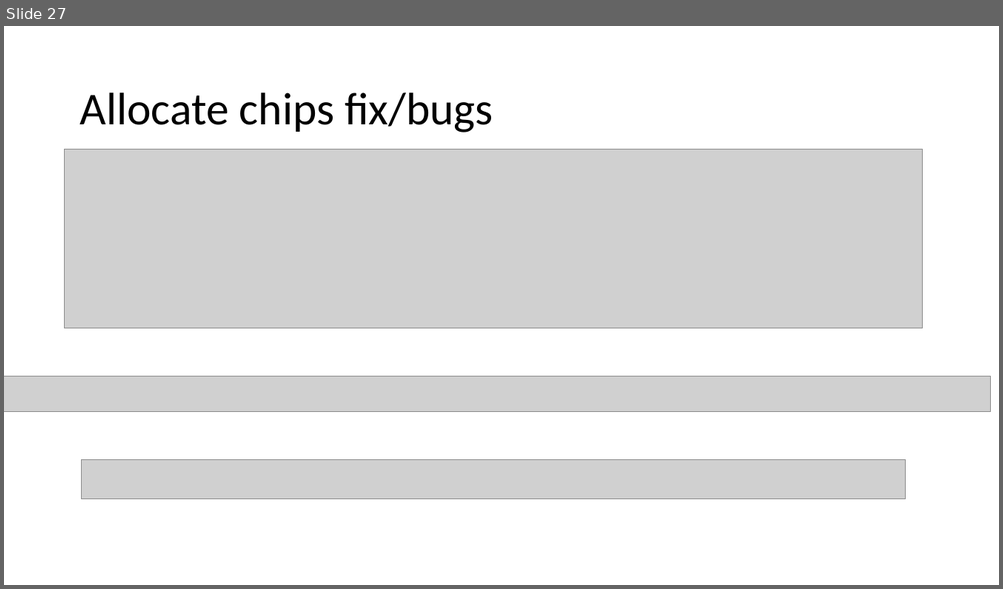
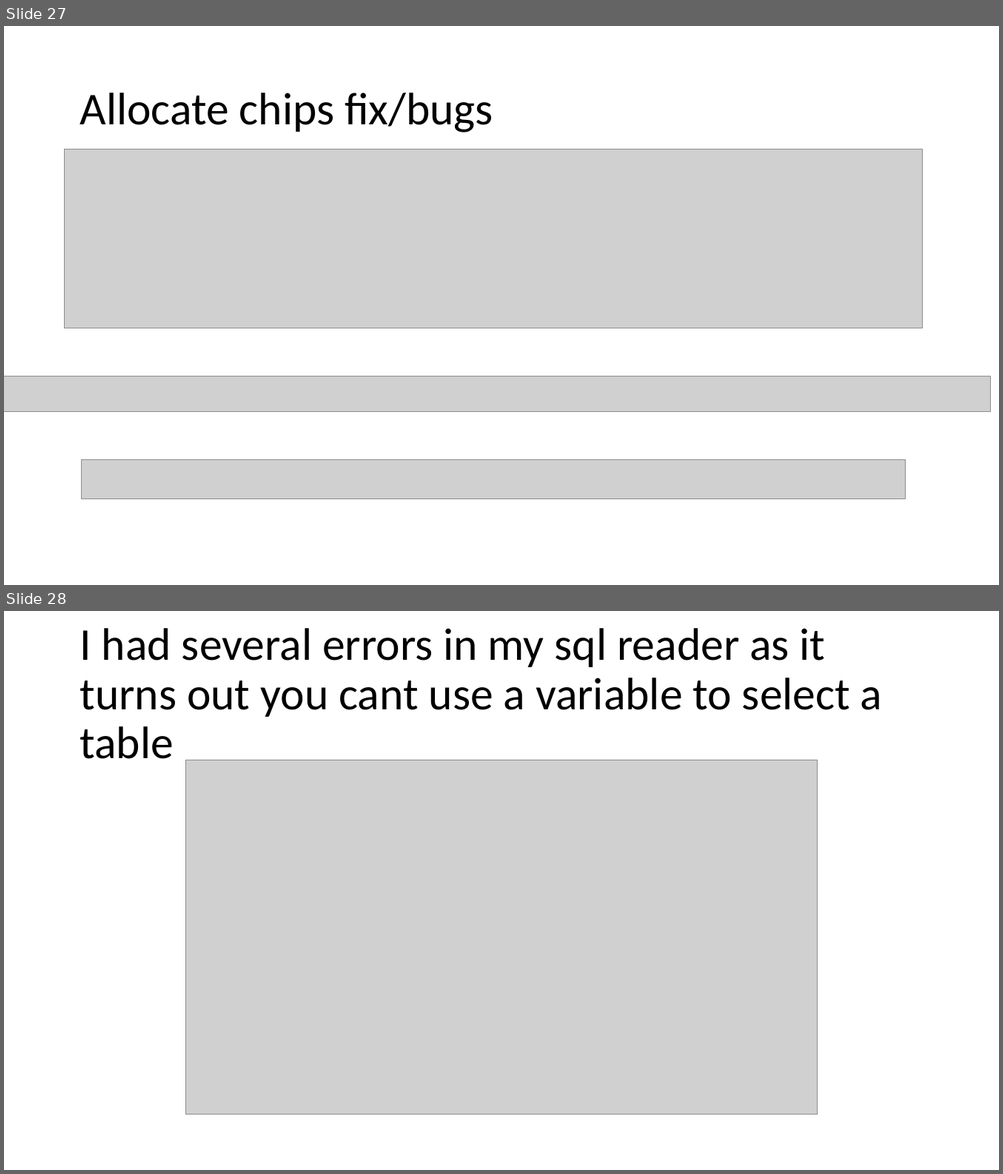
Before and after one commit to curtben1/actualCoursework, a slide deck: dev log.pptx. Shown one above the other, each under a label of ours: slide 27 before the commit, slides 27 and 28 after it. The pictures are 1003x589 and 1003x1174 pixels, drawn with LibreOffice and Linux fonts; fonts in the diff are those of the drawing; grey boxes stand for pictures. Boxes give left, top, right and bottom in pixels: in the first picture for what was removed or moved away, otherwise in the second. Text is boxed around its words. In the diff, an @@ line names an element or a change of style, - is before the commit and + after.

```diff
--- a/dev log.pptx
+++ b/dev log.pptx
@@ slide 28 added at <box>4,611,999,1170</box>, background #FFFFFF @@
@@ title added at <box>79,628,882,759</box>, 44 pt, text #000000 @@
+I had several errors in my sql reader as it turns out you cant use a variable to select a table
@@ picture added at <box>185,760,817,1116</box> @@
```
